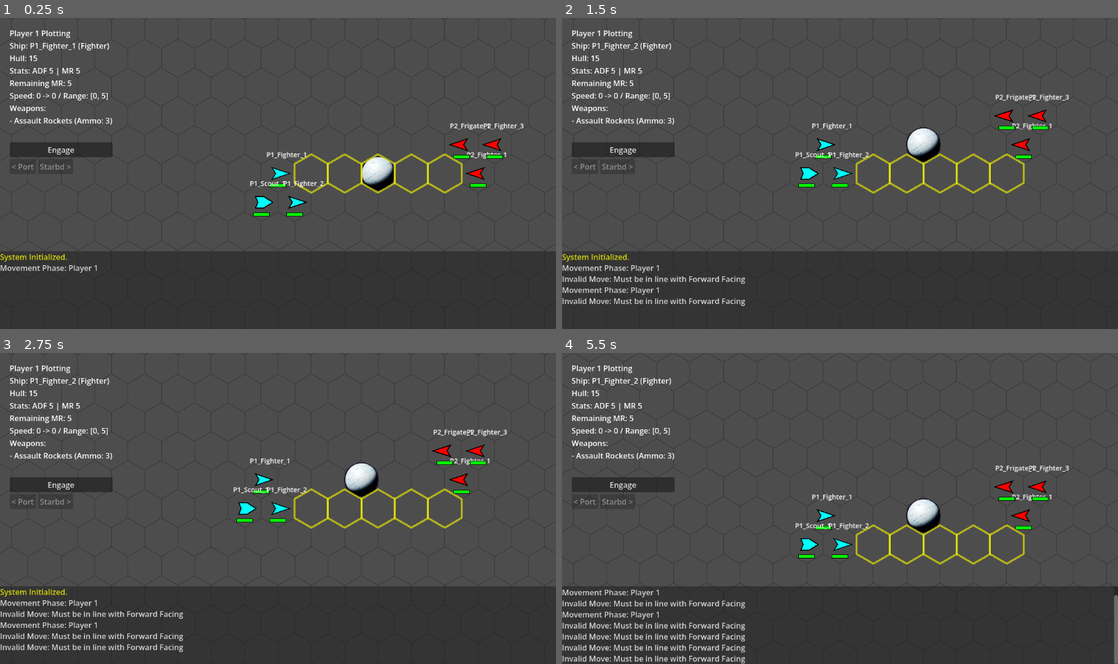
Above: before the commit, frames 1-4 (two rows, left to right).
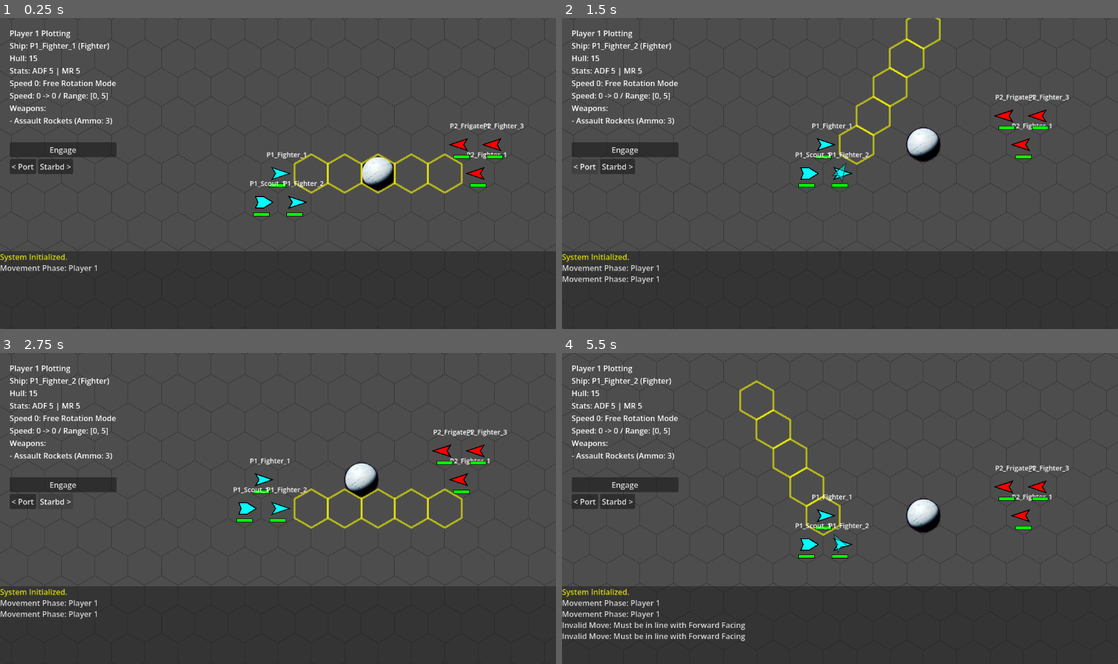
Above: after the commit, the same moments.

Repository: jjeffers/sf-kh-simulator
Game: Godot game, scene res://Scenes/Main.tscn
Same seed, same stepped clock (60 frames per second), same inputs: the game is played once before the commit and once after it.
Inputs (mouse positions are in pixels of both pictures, inside the frame that each line leads up to):
- Up to frame 1 (0.25 s): no input
- Up to frame 2 (1.5 s): click "Engage" at 0.5 s; click (584, 167) at 1.25 s, where only the run after the commit has a clickable "< Port"
- Up to frame 3 (2.75 s): click (55, 502) at 2 s, where only the run after the commit has a clickable "Starbd >"
- Up to frame 4 (5.5 s): tap Enter at 2.75 s; move the mouse to (962, 492) at 2.77 s; hold D 2.78-3.53 s; click (962, 492) at 2.92 s; tap Space at 3.02, 3.77, 5.27 s; move the mouse to (728, 524) at 3.52 s; hold S 3.53-4.28 s; move the mouse to (895, 440) at 4.27 s; hold D 4.28-5.03 s; move the mouse to (812, 570) at 5.02 s; hold W from 5.03 s (still down); click (812, 570) at 5.17 s

The runs differ from the first frame. In frame 1, 0.4% of the frame differs, in the area x 1-21%, y 20-49%; in frame 2, 2.4%; in frame 3, 1.5%; in frame 4, 3.6%, in the area x 0-100%, y 8-100%.

Commit message:
Implement Persistent Orbit and improve input handling
- Ship.gd: Add orbit_direction property for persistence.
- GameManager.gd:
  - Implement auto-planning for persistent orbit.
  - Switch input handling to _unhandled_input to prevent UI click fallthrough.
  - Add implicit orbit break loop when clicking away from planet.
  - Fix bug where orbit state was reset incorrectly in start_movement_phase.

Diff:
--- a/Scripts/GameManager.gd
+++ b/Scripts/GameManager.gd
@@ -37,6 +37,8 @@
 var btn_undo: Button
 var btn_turn_left: Button
 var btn_turn_right: Button
+var btn_orbit_cw: Button
+var btn_orbit_ccw: Button
 
 # Movement State
 var ghost_ship: Ship = null
@@ -123,6 +125,22 @@
 	btn_turn_right.text = "Starbd >"
 	btn_turn_right.pressed.connect(func(): _on_turn(1))
 	turn_box.add_child(btn_turn_right)
+
+	# Orbit Buttons
+	var orbit_box = HBoxContainer.new()
+	vbox.add_child(orbit_box)
+
+	btn_orbit_cw = Button.new()
+	btn_orbit_cw.text = "Orbit CW"
+	btn_orbit_cw.pressed.connect(func(): _on_orbit(1))
+	btn_orbit_cw.visible = false
+	orbit_box.add_child(btn_orbit_cw)
+
+	btn_orbit_ccw = Button.new()
+	btn_orbit_ccw.text = "Orbit CCW"
+	btn_orbit_ccw.pressed.connect(func(): _on_orbit(-1))
+	btn_orbit_ccw.visible = false
+	orbit_box.add_child(btn_orbit_ccw)
 
 	# Planning UI (Right Side)
 	panel_planning = PanelContainer.new()
@@ -793,6 +811,19 @@
 	start_speed = selected_ship.speed
 	turns_remaining = selected_ship.mr
 	can_turn_this_step = false
+	state_is_orbiting = false
+	current_orbit_direction = 0
+
+	# Check for Persistent Orbit
+	if selected_ship.orbit_direction != 0:
+		_on_orbit(selected_ship.orbit_direction)
+		# This effectively pre-plans the move.
+		# User can then just hit Engage.
+		log_message("Auto-plotting Orbit...")
+
+	_update_camera()
+
+	# If start speed is 0 or just spawned? Speed 0 rotation check happens in UI update.
 
 	_update_camera()
 	_update_ui_state()
@@ -947,23 +978,61 @@
 		btn_turn_right.visible = true
 
 		# Can only turn if we just moved, haven't turned yet, and have MR left
-		var allow_turn = can_turn_this_step and turns_remaining > 0
+		# OR if we are stationary (Speed 0 Rule)
+		# OR if we are Orbiting
+
+		var is_stationary = (current_path.size() == 0)
+		var allow_turn = false
+
+		if is_stationary or state_is_orbiting:
+			allow_turn = true
+		else:
+			allow_turn = (can_turn_this_step and turns_remaining > 0)
+
 		btn_turn_left.disabled = not allow_turn
 		btn_turn_right.disabled = not allow_turn
+
+		# Orbit Check
+		var can_orbit = false
+		# Must be start of move (stationary)
+		if is_stationary:
+			for p in planet_hexes:
+				if HexGrid.hex_distance(selected_ship.grid_position, p) == 1:
+					can_orbit = true
+					break
+
+		btn_orbit_cw.visible = can_orbit
+		btn_orbit_ccw.visible = can_orbit
 
 		var txt = "Player %d Plotting\n" % selected_ship.player_id
 		txt += "Ship: %s (%s)\n" % [selected_ship.name, selected_ship.ship_class]
 		txt += "Hull: %d\n" % selected_ship.hull
 		txt += "Stats: ADF %d | MR %d\n" % [selected_ship.adf, selected_ship.mr]
-		txt += "Remaining MR: %d\n" % turns_remaining
-		txt += "Speed: %d -> %d / Range: [%d, %d]\n" % [start_speed, steps, min_speed, max_speed]
+		if is_stationary:
+			txt += "Speed 0: Free Rotation Mode\n"
+		elif state_is_orbiting:
+			txt += "Orbiting: Free Rotation Mode\n"
+		else:
+			txt += "Remaining MR: %d\n" % turns_remaining
+
+		txt += "Speed: %d -> %d / Range: [%d, %d]\n" % [start_speed, current_path.size(), min_speed, max_speed]
 
 		txt += "Weapons:\n"
 		for w in selected_ship.weapons:
 			txt += "- %s (Ammo: %d)\n" % [w["name"], w["ammo"]]
 
-		if not is_valid:
+		if not is_valid and not state_is_orbiting: # Orbit is always valid move of 1
+			# Special case: Orbit move is size 1. Does it respect ADF?
+			# User: "moves 1 hex". Usually Speed is irrelevant for Orbit or it SETS speed to 1?
+			# Assuming specific mechanic overrides speed limits or fits within them (1 is usually valid).
 			txt += "\n(Invalid Speed)"
+
+		if state_is_orbiting:
+			# Orbit validity overrides speed check? 1 is valid usually.
+			# But commit button relies on is_valid.
+			# Let's assume 1 is valid.
+			pass
+
 		label_status.text = txt
 
 	elif current_phase == Phase.COMBAT:
@@ -971,6 +1040,8 @@
 		btn_commit.visible = false
 		btn_turn_left.visible = false
 		btn_turn_right.visible = false
+		btn_orbit_cw.visible = false
+		btn_orbit_ccw.visible = false
 
 		var phase_name = "Passive" if combat_subphase == 1 else "Active"
 		var txt = "Combat (%s Fire)\nPlayer %d Firing" % [phase_name, firing_player_id]
@@ -999,25 +1070,92 @@
 		current_path.clear()
 		turns_remaining = selected_ship.mr
 		can_turn_this_step = false
+		state_is_orbiting = false
+		current_orbit_direction = 0
 		queue_redraw()
 		_update_ui_state()
 
 func _on_turn(direction: int):
 	# direction: -1 (left), 1 (right)
-	if not can_turn_this_step or turns_remaining <= 0:
-		return
+
+	# Rule: If Speed 0 (stationary) OR Orbiting, free rotation.
+	var is_stationary = (current_path.size() == 0)
+
+	if not is_stationary and not state_is_orbiting:
+		if not can_turn_this_step or turns_remaining <= 0:
+			return
+		turns_remaining -= 1
+		can_turn_this_step = false # Used it
 
 	ghost_ship.facing = posmod(ghost_ship.facing + direction, 6)
-	turns_remaining -= 1
-	can_turn_this_step = false # Used it
 
 	ghost_ship.queue_redraw()
 	queue_redraw() # Redraw GameManager to update grid highlight
 	_update_ui_state()
 
+var state_is_orbiting: bool = false # Temp state for UI
+
+func _on_orbit(direction: int):
+	# direction: 1 (CW), -1 (CCW)
+	if not selected_ship: return
+
+	# Find adjacent planet
+	var planet_hex = Vector3i.ZERO # Default
+	var found = false
+	for p in planet_hexes:
+		if HexGrid.hex_distance(selected_ship.grid_position, p) == 1:
+			planet_hex = p
+			found = true
+			break
+
+	if not found: return
+
+	# Calculate move
+	var neighbors = HexGrid.get_neighbors(planet_hex)
+	var my_idx = neighbors.find(selected_ship.grid_position)
+
+	if my_idx == -1: return # Should not happen if distance is 1
+
+	# HexGrid.directions are ordered East, SE, SW, W, NW, NE (Clockwise!)
+	# So if we find our index, +1 is CW, -1 is CCW.
+	var next_idx = posmod(my_idx + direction, 6)
+	var target_hex = neighbors[next_idx]
+
+	# User says: "Each movement phase an orbiting ship moves 1 hex..."
+
+	# Reset ghost
+	_spawn_ghost()
+	ghost_ship.grid_position = target_hex
+	current_path = [target_hex]
+
+	# "A ship in orbit can rotate to any facing"
+	can_turn_this_step = true # Enable turning
+	turns_remaining = 999 # Effective infinite
+	state_is_orbiting = true
+	current_orbit_direction = direction
+
+	_update_camera()
+	_update_ui_state()
+
+var current_orbit_direction: int = 0
+
 func _on_commit_move():
-	# If current path intersects a planet, we need to handle "Enter hex -> Destroy".
-	# We can just apply the path steps one by one.
+	state_is_orbiting = false
+
+	# Update Persistent Orbit State
+	if current_orbit_direction != 0:
+		# If we used the orbit button this turn, set it.
+		# Check if we actually executed the orbit move?
+		# Logic: current_orbit_direction is set by _on_orbit or start_movement auto-plan.
+		# If current_path matches the orbit move (length 1), we confirm it.
+		if current_path.size() == 1:
+			selected_ship.orbit_direction = current_orbit_direction
+		else:
+			selected_ship.orbit_direction = 0 # Broke orbit
+	else:
+		selected_ship.orbit_direction = 0 # Normal move clears orbit
+
+	current_orbit_direction = 0 # Reset for next ship
 
 	# selected_ship.grid_position = ghost_ship.grid_position # OLD IMMEDIATE JUMP
 	# selected_ship.facing = ghost_ship.facing
@@ -1047,6 +1185,14 @@
 			# as end_turn -> start_movement_phase handles everything.
 			return # Exit function
 
+		# Boundary Check
+		if _check_boundary(selected_ship):
+			combat_action_taken = false
+			ghost_ship.queue_free()
+			ghost_ship = null
+			end_turn()
+			return
+
 	_update_ship_visuals() # Ensure we re-stack after movement
 
 	ghost_ship.queue_free()
@@ -1054,8 +1200,16 @@
 
 	end_turn()
 
-	combat_action_taken = false
-	_update_camera()
+func _check_boundary(ship: Ship) -> bool:
+	var dist = HexGrid.hex_distance(Vector3i.ZERO, ship.grid_position)
+	if dist > map_radius:
+		log_message("%s drifted into deep space and was lost." % ship.name)
+		_on_ship_destroyed(ship) # Handles list removal and victory check
+		ship.queue_free()
+		return true
+	return false
+
+
 
 func _draw():
 	# transform.origin = center # REMOVED: Camera is now handled by _update_camera
@@ -1193,7 +1347,7 @@
 	# Basic highlighting handled by predictive path now, removing old logic to avoid clutter
 
 
-func _input(event):
+func _unhandled_input(event):
 	if event is InputEventMouseButton and event.pressed and event.button_index == MOUSE_BUTTON_LEFT:
 		var local_mouse = get_local_mouse_position()
 		var hex_clicked = HexGrid.pixel_to_hex(local_mouse)
@@ -1398,6 +1552,27 @@
 		valid_hex = true
 
 	if not valid_hex:
+		# Implicit Undo / Break Orbit Rule
+		# If we are orbiting (auto-plotted) and the user clicks a hex that is INVALID from the ghost,
+		# but VALID from the start position (or just implies a new path), we should reset and try again.
+		if state_is_orbiting:
+			# Check if this click would be valid from the START position (selected_ship)
+			# We effectively "Undo" then retry the input from scratch.
+			# But we need to be careful not to infinite loop if it's invalid from start too.
+
+			# Let's just Reset and try adding it as a first step?
+			# But we need to handle the rotation?
+			# If user rotated the GHOST, we lose that rotation if we reset.
+			# But "Break Orbit" usually implies "I want to go THERE instead".
+
+			log_message("Breaking Orbit to move to new heading...")
+			_on_undo() # Resets path, ghost, and orbit state
+
+			# Now try handling input again (recursion? or just continue?)
+			# Ghost is now at start.
+			_handle_ghost_input(hex)
+			return
+
 		log_message("Invalid Move: Must be in line with Forward Facing")
 		return
 
@@ -1423,9 +1598,14 @@
 	if audio_beep.stream: audio_beep.play()
 
 	queue_redraw()
+	queue_redraw()
 	_update_ui_state()
 
-
+# Helper
+func posmod(a, b):
+	var res = a % b
+	if res < 0 and b > 0: res += b
+	return res
 
 func _on_ship_destroyed(ship: Ship):
 	ships.erase(ship)
--- a/Scripts/Ship.gd
+++ b/Scripts/Ship.gd
@@ -14,6 +14,7 @@
 var speed: int = 0
 var has_moved: bool = false
 var has_fired: bool = false
+var orbit_direction: int = 0 # 0=None, 1=CW, -1=CCW
 
 # Class and Weapons
 var ship_class: String = "Scout"
